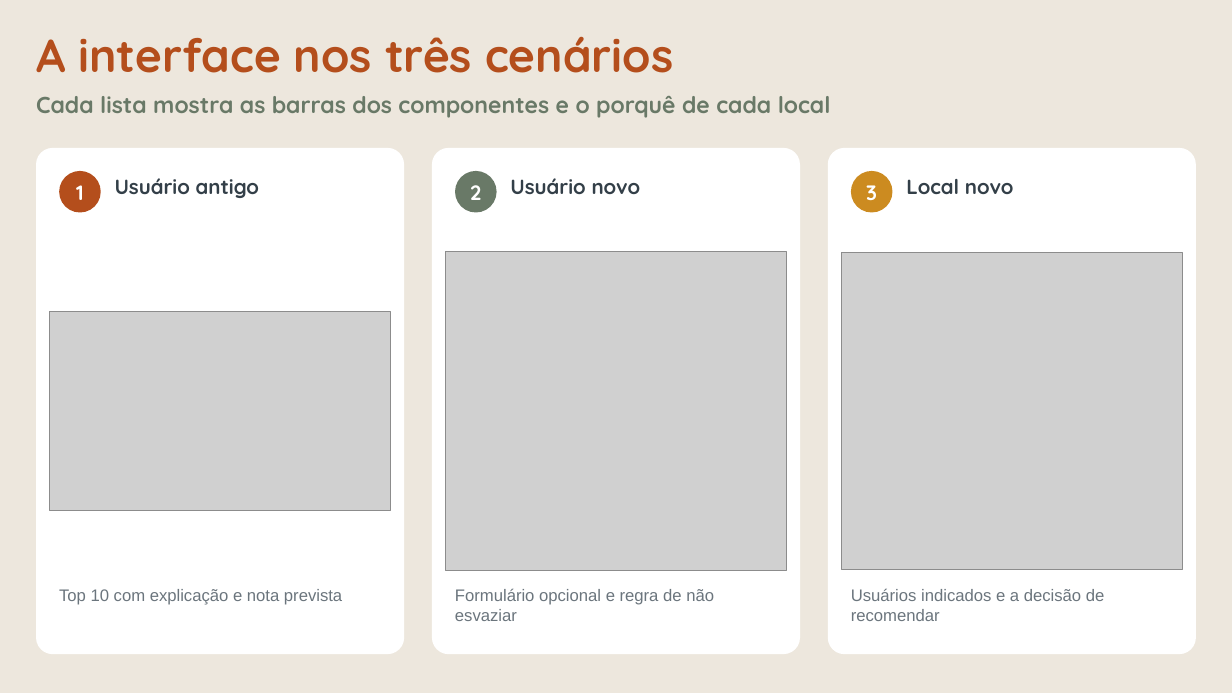
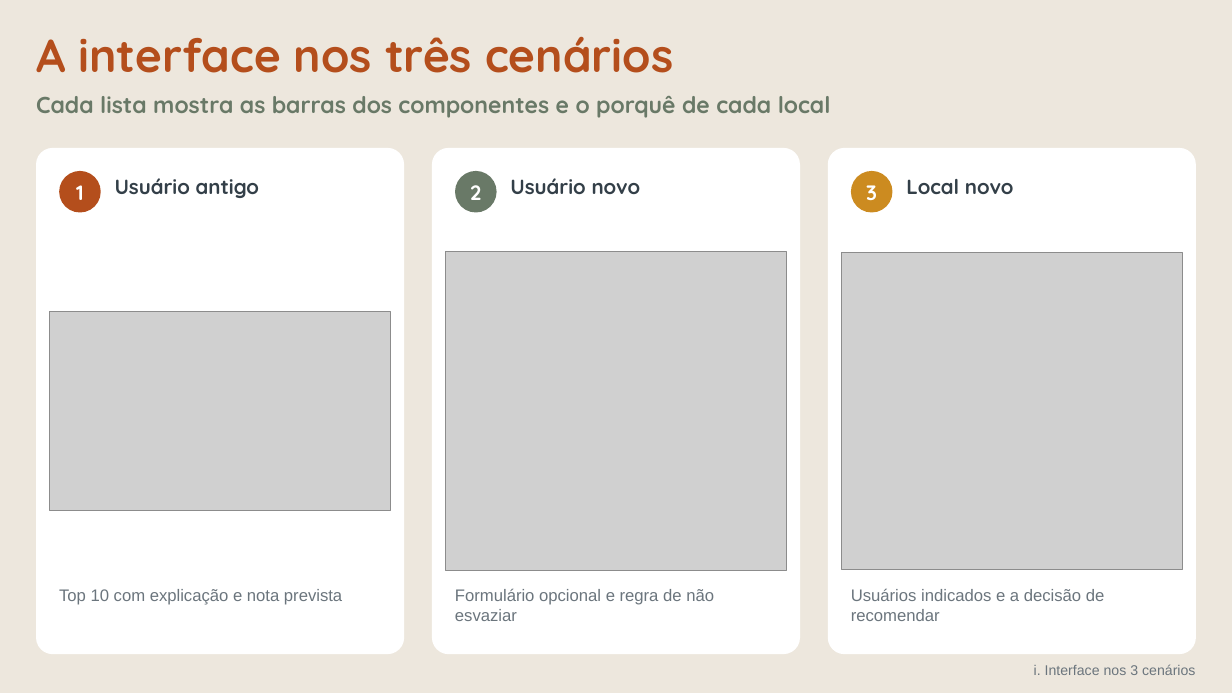
Before and after one commit to Chelughini/sistema-recomendacao-t1, a slide deck: slide 23 of apresentacao/T1_Sistema_Recomendacao.pptx (slide 16 before the commit). Drawn at 1232x693 pixels with LibreOffice and Linux fonts; fonts in the diff are those of the drawing; grey boxes stand for pictures. Boxes give left, top, right and bottom in pixels: in the first picture for what was removed or moved away, otherwise in the second. Text is boxed around its words. In the diff, an @@ line names an element or a change of style, - is before the commit and + after.

```diff
--- a/apresentacao/T1_Sistema_Recomendacao.pptx
+++ b/apresentacao/T1_Sistema_Recomendacao.pptx
@@ text added at (1034, 664, 1195, 675), 11 pt, text #6B757D @@
+i. Interface nos 3 cenários
```
Also in this commit, not shown: 19 other slides changed, 9 slides added, 2 slides removed, 4 other files.
